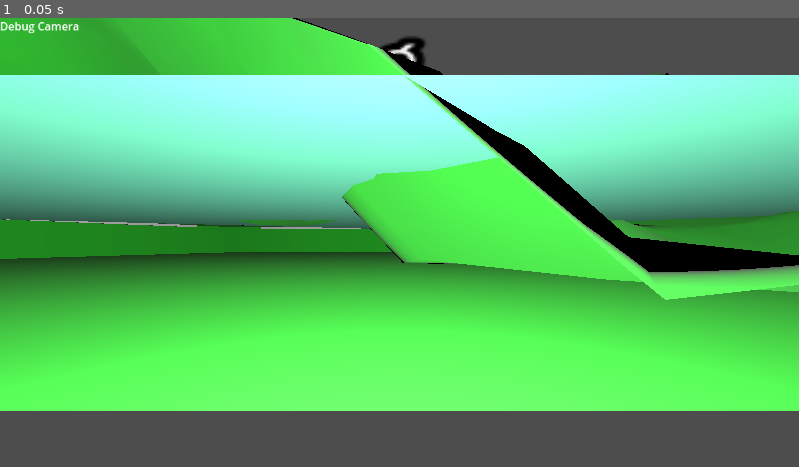
Above: before the commit, frame 1.
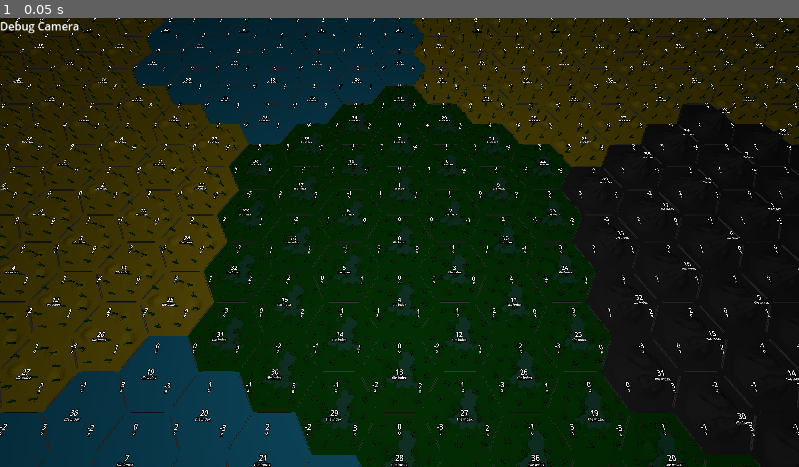
Above: after the commit, the same moment.

Repository: KvaGram/hex-project
Game: Godot game, scene res://test.tscn
The game is run twice, just before and just after one commit, with the same random seed, the same clock (stepped at 60 frames per second) and the same inputs.
Inputs:
- Up to frame 1 (0.05 s): no input

The runs differ from the first frame. In frame 1, 98% of the frame differs, in the area x 0-100%, y 0-100%.

Commit message:
implement region posision

Diff:
--- a/hexlogic/HexUtil.gd
+++ b/hexlogic/HexUtil.gd
@@ -44,19 +44,27 @@
 	var segment: int = floor((ti-count) / layer) #segment of the layer (0 to 5)
 	var pos: int = (ti-count) % layer #segment posision
 
-	var q = get_dir(segment)[0] * layer + get_dir(segment+2)[0]*pos
-	var r = get_dir(segment)[1] * layer + get_dir(segment+2)[1]*pos
-	var s = get_dir(segment)[2] * layer + get_dir(segment+2)[2]*pos
-
-	return PackedInt32Array([q, r, s])
-
-func QRS_to_segposlayer(QRS:PackedInt32Array)->PackedInt32Array:
+	return segposlayer_to_QRS([segment, pos, layer])
+	#var q = get_dir(segment)[0] * layer + get_dir(segment+2)[0]*pos
+	#var r = get_dir(segment)[1] * layer + get_dir(segment+2)[1]*pos
+	#var s = get_dir(segment)[2] * layer + get_dir(segment+2)[2]*pos
+#
+	#return PackedInt32Array([q, r, s])
+static func segposlayer_to_QRS(spl:PackedInt32Array)->PackedInt32Array:
+	return PackedInt32Array([
+		get_dir(spl[0])[0] * spl[2] + get_dir(spl[0]+2)[0]*spl[1],
+		get_dir(spl[0])[1] * spl[2] + get_dir(spl[0]+2)[1]*spl[1],
+		get_dir(spl[0])[2] * spl[2] + get_dir(spl[0]+2)[2]*spl[1]
+	])
+static func QRS_to_segposlayer(QRS:PackedInt32Array)->PackedInt32Array:
 	var q:=QRS[0]
 	var r:=QRS[1]
 	var s:=QRS[2]
 	var seg:int
 	var pos:int
 	var layer:int =max(abs(q), abs(r), abs(s))
+	if layer == 0:
+		return PackedInt32Array([0, 0, 0])
 	#There is a borderland overlap at the segment starts.
 	#The ternary expressions takes on these edge cases.
 	if r == -layer:
@@ -79,14 +87,35 @@
 		pos = -r if (r != -layer) else 0
 	return PackedInt32Array([seg, pos, layer])
 
-func chunk_to_global(cube_QRS:PackedInt32Array, layers:int)->PackedInt32Array:
-	var q:=0
-	var r:=0
-	var s:=0
+static func chunk_to_global(chunk_QRS:PackedInt32Array, layers:int)->PackedInt32Array:
+	var spl := QRS_to_segposlayer(chunk_QRS)
+	var chunk_seg:int =  spl[0]
+	var chunk_pos:int =  spl[1]
+	var chunk_layer:int= spl[2]
+
+	var offset1 = get_dir(chunk_seg-2)
+	var offset2 = get_dir(chunk_seg)
+	if chunk_layer == 0:
+		return PackedInt32Array([0,0,0])
+
+	var q = get_dir(chunk_seg)[0] * chunk_layer*(layers*2+1) + get_dir(chunk_seg+2)[0]*chunk_pos*(layers*2+1) + offset1[0] * layers*chunk_layer + offset2[0]*chunk_pos * (layers)
+	var r = get_dir(chunk_seg)[1] * chunk_layer*(layers*2+1) + get_dir(chunk_seg+2)[1]*chunk_pos*(layers*2+1) + offset1[1] * layers*chunk_layer + offset2[1]*chunk_pos * (layers)
+	var s = get_dir(chunk_seg)[2] * chunk_layer*(layers*2+1) + get_dir(chunk_seg+2)[2]*chunk_pos*(layers*2+1) + offset1[2] * layers*chunk_layer + offset2[2]*chunk_pos * (layers)
+
 	# Find sub-segment and segment posision
 	return PackedInt32Array([q,r,s])
 
 static func QRS_to_tile_index(qrs:PackedInt32Array) -> int:
+	var spl := QRS_to_segposlayer(qrs)
+	var layer = spl[2]
+	if layer == 0:
+		return 0
+	var seg = spl[0]
+	var pos = spl[1]
+	var count: int = 3 * layer * (layer - 1) + 1  # Count of tiles in all previous layers
+	return seg * layer + count + pos
+
+static func old_QRS_to_tile_index(qrs:PackedInt32Array) -> int:
 	var q:int = qrs[0]
 	var r:int = qrs[1]
 	var s:int = qrs[2]
@@ -120,6 +149,3 @@
 		seg = 5
 		pos = -r
 	return seg * layer + count + pos
-
-
-	return 0
--- a/test.tscn
+++ b/test.tscn
@@ -7,6 +7,7 @@
 script = ExtResource("1_1f2w4")
 
 [node name="Freecam3D" type="Camera3D" parent="."]
+unique_name_in_owner = true
 script = ExtResource("3_5jl1a")
 
 [node name="OmniLight3D" type="OmniLight3D" parent="Freecam3D"]
--- a/testhex.gd
+++ b/testhex.gd
@@ -4,49 +4,54 @@
 
 # Called when the node enters the scene tree for the first time.
 func _ready() -> void:
-	var testscenes= [
-		"res://assets/tiles/Testtile1.tscn",
-		"res://assets/tiles/Testtile2.tscn",
-		"res://assets/tiles/Testtile3.tscn",
-		"res://assets/tiles/Testtile4.tscn",
-		"res://assets/tiles/Testtile2.tscn",
-		"res://assets/tiles/Testtile3.tscn",
-		"res://assets/tiles/Testtile4.tscn"
+	var testscenes:Array[PackedScene] = [
+		load("res://assets/tiles/Testtile1.tscn"),
+		load("res://assets/tiles/Testtile2.tscn"),
+		load("res://assets/tiles/Testtile3.tscn"),
+		load("res://assets/tiles/Testtile4.tscn"),
 	]
-	for i in 7:
-
-		var off1 = 3.45
-		var off2 = 1
-		var chunk_spacing = sqrt(3) * 2.5
-		var chunk:Node3D = Node3D.new()
-		chunk.name = "chunk_%s"%[i]
-		self.add_child(chunk)
-		build_test_hexes(chunk, testscenes[i])
-		var chunk_qrs = HexUtil.tile_index_to_QRS(i)
-		var chunk_q = chunk_qrs[0]
-		var chunk_r = chunk_qrs[1]
-		if orient == HexUtil.TileOrient.POINT:
-			chunk.position = Vector3(
-			3.0/2.0 * (chunk_qrs[0]*4),
-			0,
-			(sqrt(3)/2) * (chunk_qrs[0]*4) + sqrt(3) * (chunk_qrs[1]*4)
-			) + Vector3(
-				sqrt(3)*chunk_qrs[0] + (sqrt(3)/2) * chunk_qrs[1],
-				0,
-				3.0/2.0 * chunk_qrs[1]
-			)
-		else:
-			# Use pointy-topped positioning for chunks
+	bulid_test_chunks(3, 4, testscenes)
+	#for i in 7:
+		#var off1 = 3.45
+		#var off2 = 1
+		#var chunk_spacing = sqrt(3) * 2.5
+		#var chunk:Node3D = Node3D.new()
+		#chunk.name = "chunk_%s"%[i]
+		#self.add_child(chunk)
+		##build_test_hexes(chunk, testscenes[i])
+		#var chunk_qrs = HexUtil.tile_index_to_QRS(i)
+		#var chunk_q = chunk_qrs[0]
+		#var chunk_r = chunk_qrs[1]
+		#if orient == HexUtil.TileOrient.POINT:
 			#chunk.position = Vector3(
-				#sqrt(3) * chunk_spacing * chunk_q + (sqrt(3) / 2) * chunk_spacing * chunk_r,
+			#3.0/2.0 * (chunk_qrs[0]*4),
+			#0,
+			#(sqrt(3)/2) * (chunk_qrs[0]*4) + sqrt(3) * (chunk_qrs[1]*4)
+			#) + Vector3(
+				#sqrt(3)*chunk_qrs[0] + (sqrt(3)/2) * chunk_qrs[1],
 				#0,
-				#1.5 * chunk_spacing * chunk_r
+				#3.0/2.0 * chunk_qrs[1]
 			#)
-			#chunk.position = Vector3(
-				#1.5 * off1*chunk_qrs[0],
-				#0,
-				#(sqrt(3) / 2) * off1 + sqrt(3) * off1 * chunk_qrs[1]
-			#)
+		#else:
+			## Use pointy-topped positioning for chunks
+			##chunk.position = Vector3(
+				##sqrt(3) * chunk_spacing * chunk_q + (sqrt(3) / 2) * chunk_spacing * chunk_r,
+				##0,
+				##1.5 * chunk_spacing * chunk_r
+			##)
+			##chunk.position = Vector3(
+				##1.5 * off1*chunk_qrs[0],
+				##0,
+				##(sqrt(3) / 2) * off1 + sqrt(3) * off1 * chunk_qrs[1]
+			##)
+			##chunk.position = Vector3(
+				##sqrt(3)*(chunk_qrs[0]*off1) + (sqrt(3)/2) * (chunk_qrs[1]*off1),
+				##0,
+				##3.0/2.0 * (chunk_qrs[1]*off1)
+				##) + Vector3(
+				##3.0/2.0 * chunk_qrs[0]*off2,
+				##0,
+				##(sqrt(3)/2) * chunk_qrs[0]*off2 + sqrt(3) * chunk_qrs[1]*off2)
 			#chunk.position = Vector3(
 				#sqrt(3)*(chunk_qrs[0]*off1) + (sqrt(3)/2) * (chunk_qrs[1]*off1),
 				#0,
@@ -55,37 +60,11 @@
 				#3.0/2.0 * chunk_qrs[0]*off2,
 				#0,
 				#(sqrt(3)/2) * chunk_qrs[0]*off2 + sqrt(3) * chunk_qrs[1]*off2)
-			chunk.position = Vector3(
-				sqrt(3)*(chunk_qrs[0]*off1) + (sqrt(3)/2) * (chunk_qrs[1]*off1),
-				0,
-				3.0/2.0 * (chunk_qrs[1]*off1)
-				) + Vector3(
-				3.0/2.0 * chunk_qrs[0]*off2,
-				0,
-				(sqrt(3)/2) * chunk_qrs[0]*off2 + sqrt(3) * chunk_qrs[1]*off2)
 
+	%Freecam3D.look_at_from_position(Vector3(0, 8, 3), Vector3.ZERO)
+	call_deferred("test_coords")
 
-
-
-
-
-
-func build_test_hexes(chunk:Node3D, hexscene:String):
-	var tilescene:PackedScene = load(hexscene)
-	for i in 19:#127:
-		var node:Node3D = tilescene.instantiate()
-		chunk.add_child(node)
-		var qrs:PackedInt32Array = HexUtil.tile_index_to_QRS(i)
-		node.ti = str(i)
-		node.q = str(qrs[0])
-		node.r = str(qrs[1])
-		node.s = str(qrs[2])
-		if orient == HexUtil.TileOrient.POINT:
-			node.position = Vector3(sqrt(3)*qrs[0] + (sqrt(3)/2) * qrs[1], 0, 3.0/2.0 * qrs[1])
-		else:
-			node.rotation_degrees = Vector3(0, 30, 0)
-			node.position = Vector3(3.0/2.0 * qrs[0], 0, (sqrt(3)/2) * qrs[0] + sqrt(3) * qrs[1])
-
+func test_coords():
 	print("Testing ti to QRS")
 	test_ti_to_qrs(0, 0, 0, 0)
 	test_ti_to_qrs(1, 0, -1, 1)
@@ -104,7 +83,48 @@
 	test_qrs_to_ti(48, 1, 3, -4)
 	test_qrs_to_ti(49, 0, 4, -4)
 	test_qrs_to_ti(84, -5, 2, 3)
+
+
+
+
+
+
+func build_test_hexes(chunk:Node3D, tile_layers:int, hexscene:PackedScene):
+	var n = 3 * (tile_layers+1) * tile_layers + 1
+	for ti in n:
+		var node:Node3D = hexscene.instantiate()
+		chunk.add_child(node)
+		var qrs:PackedInt32Array = HexUtil.tile_index_to_QRS(ti)
+		node.ti = str(ti)
+		node.q = str(qrs[0])
+		node.r = str(qrs[1])
+		node.s = str(qrs[2])
+		if orient == HexUtil.TileOrient.POINT:
+			node.position = Vector3(sqrt(3)*qrs[0] + (sqrt(3)/2) * qrs[1], 0, 3.0/2.0 * qrs[1])
+		else:
+			node.rotation_degrees = Vector3(0, 30, 0)
+			node.position = Vector3(3.0/2.0 * qrs[0], 0, (sqrt(3)/2) * qrs[0] + sqrt(3) * qrs[1])
+		node.name = "Node_%3s (%2s, %2s, %2s)" % [ti, qrs[0], qrs[1], qrs[2]]
 	pass
+func bulid_test_chunks(tile_layers:int, chunk_layers:int, hexscenes:Array[PackedScene]):
+	var n = 3 * (chunk_layers+1) * chunk_layers + 1
+	#var n = 9
+	for ci in n:
+		var chunk:Node3D = Node3D.new()
+		self.add_child(chunk)
+		var chunk_QRS:PackedInt32Array = HexUtil.tile_index_to_QRS(ci)
+		var global_QRS:PackedInt32Array = HexUtil.chunk_to_global(chunk_QRS, tile_layers)
+		chunk.name = "Chunk_%3s (%2s, %2s, %2s)" % [ci, chunk_QRS[0], chunk_QRS[1], chunk_QRS[2]]
+		if orient == HexUtil.TileOrient.POINT:
+			chunk.position = Vector3(sqrt(3)*global_QRS[0] + (sqrt(3)/2) * global_QRS[1], 0, 3.0/2.0 * global_QRS[1])
+		else:
+			chunk.position = Vector3(3.0/2.0 * global_QRS[0], 0, (sqrt(3)/2) * global_QRS[0] + sqrt(3) * global_QRS[1])
+
+		build_test_hexes(chunk, tile_layers, hexscenes[ci%4])
+
+		pass
+	pass
+
 
 func test_ti_to_qrs(ti:int, q:int, r:int, s:int)->bool:
 	var result:PackedInt32Array = HexUtil.tile_index_to_QRS(ti)
